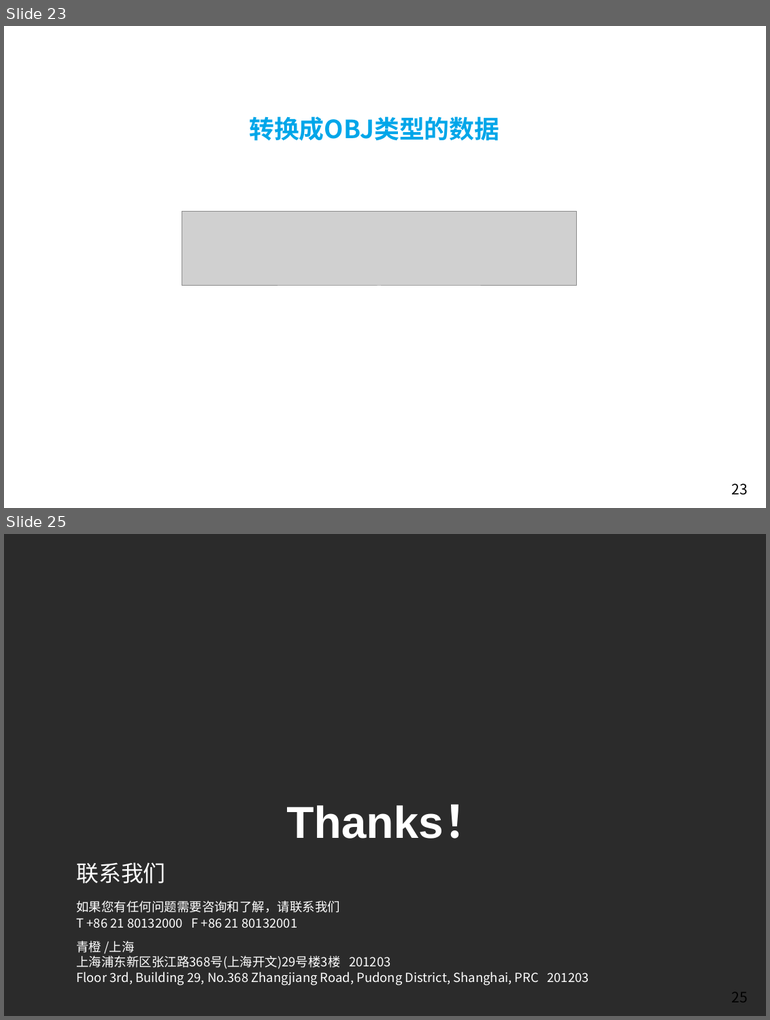
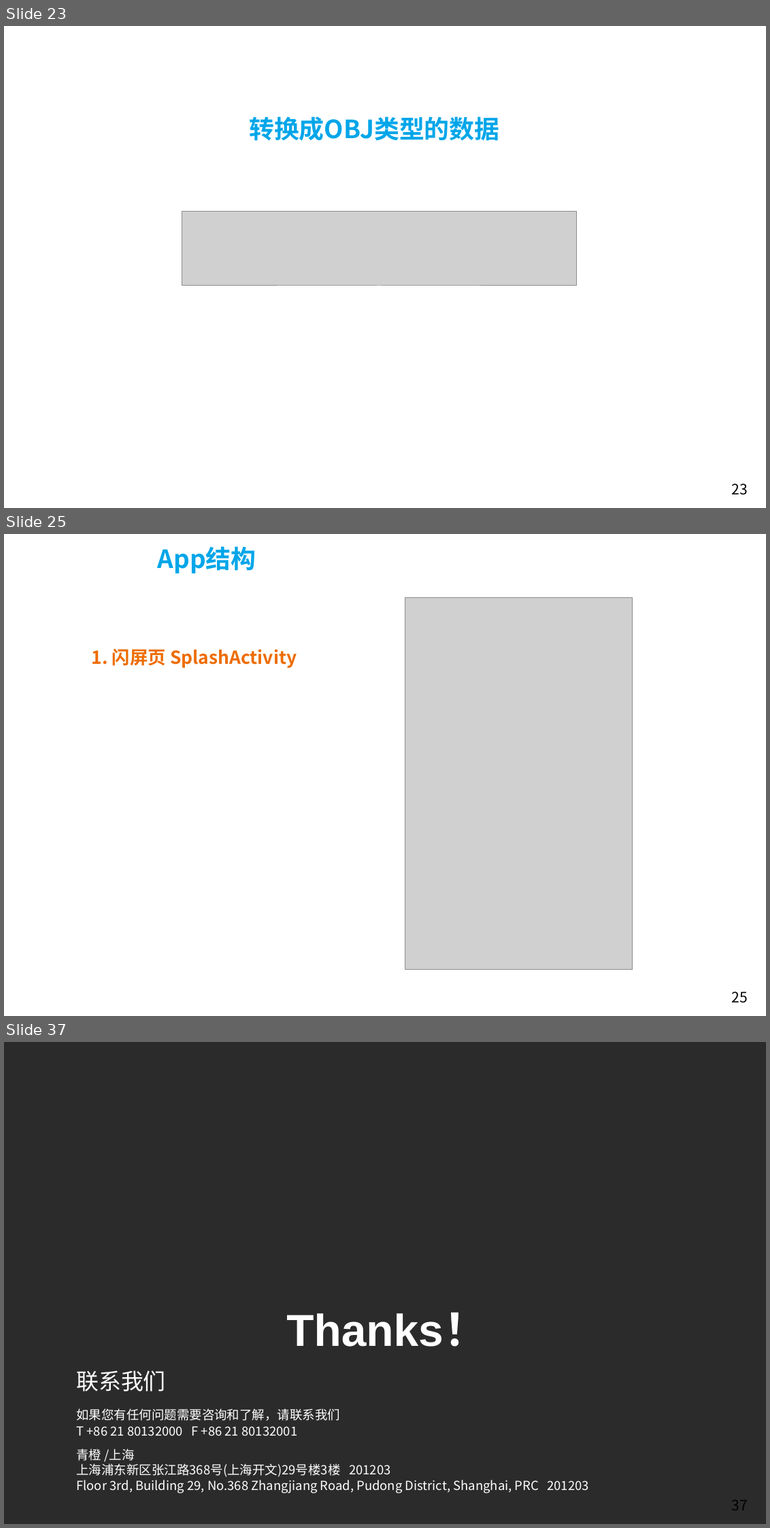
Before and after one commit to Easyhood/IM, a slide deck: 说明文档/IM即时通信总结.pptx. Shown one above the other, each under a label of ours: slides 23 and 25 before the commit, slides 23, 25 and 37 after it; the slides between them are not shown. The pictures are 770x1020 and 770x1528 pixels, drawn with LibreOffice and Linux fonts; fonts in the diff are those of the drawing; grey boxes stand for pictures; background and template pictures are left out; a plain dark background stands for a picture behind light text. Boxes give left, top, right and bottom in pixels: in the first picture for what was removed or moved away, otherwise in the second. Text is boxed around its words. In the diff, an @@ line names an element or a change of style, - is before the commit and + after.

```diff
--- a/说明文档/IM即时通信总结.pptx
+++ b/说明文档/IM即时通信总结.pptx
@@ slide 25 added at box(4, 534, 766, 1016), background picture (left out); not listed: 1 template element that a slide beside it also shows @@
@@ text added at box(158, 546, 256, 573), 28 pt, text #00A6E9, bold @@
+App结构
@@ picture added at box(405, 597, 632, 969) @@
@@ text added at box(92, 649, 296, 668), 20 pt, text #ED6C00, bold @@
+1. 闪屏页 SplashActivity
@@ what was slide 25 is now slide 37 @@
@@ page number at box(732, 1500, 747, 1511): text changed @@
-25
+37
```
Also in this commit, not shown: 12 other slides added, 2 slides removed, 3 other files.
